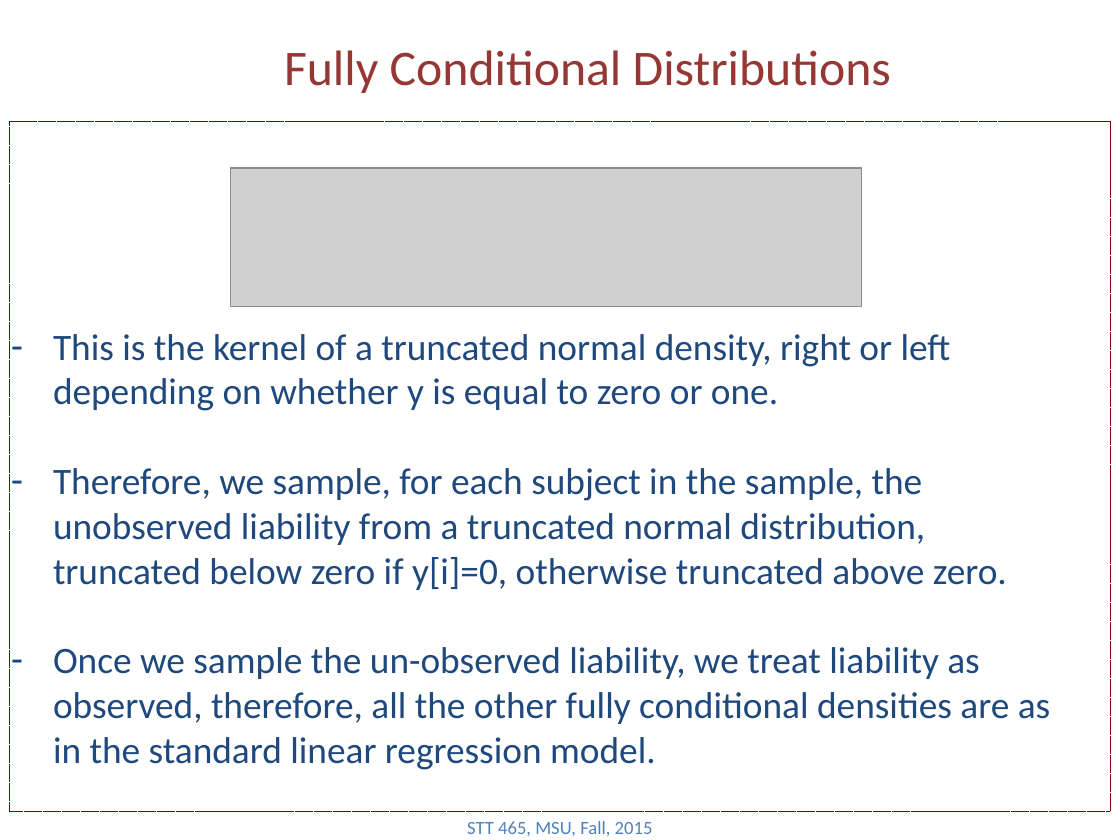
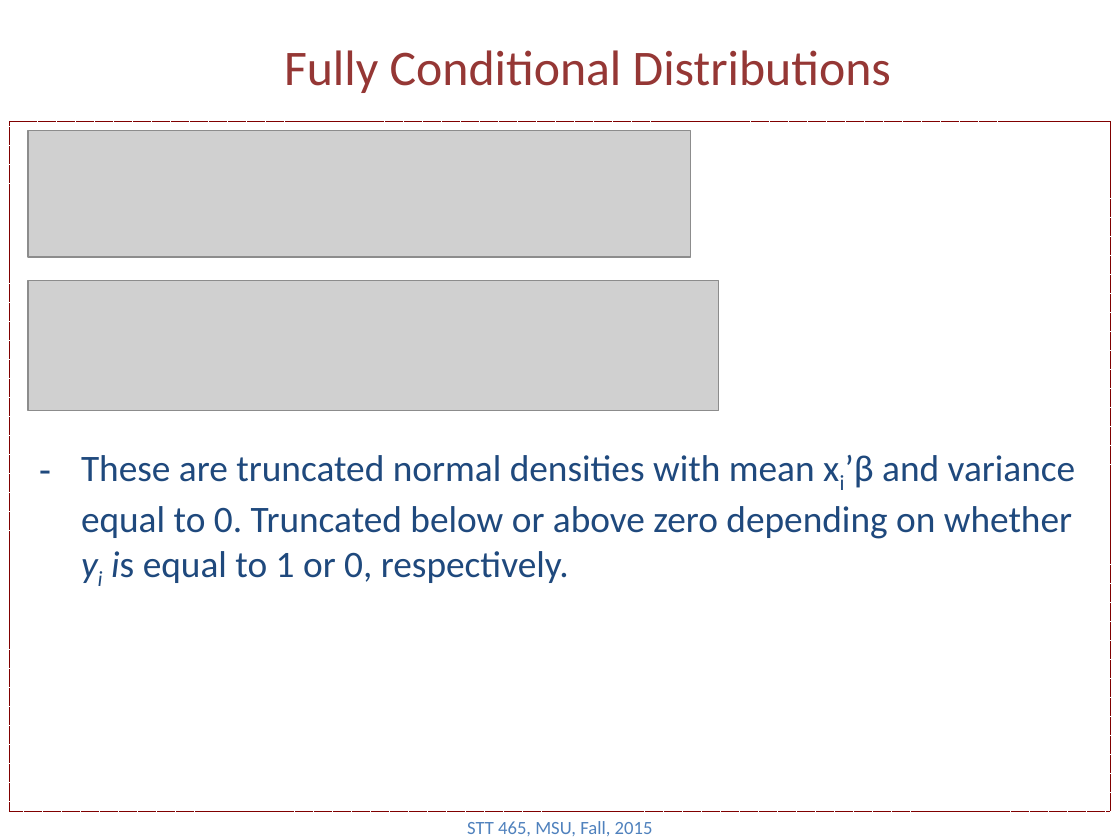
Before and after one commit to Boukos/STT465, a slide deck: slide 19 of STT465_14.pptx. Drawn at 1120x840 pixels with LibreOffice and Linux fonts; fonts in the diff are those of the drawing; grey boxes stand for pictures. Boxes give left, top, right and bottom in pixels: in the first picture for what was removed or moved away, otherwise in the second. Text is boxed around its words. In the diff, an @@ line names an element or a change of style, - is before the commit and + after.

```diff
--- a/STT465_14.pptx
+++ b/STT465_14.pptx
@@ picture: place and size @@
-picture at [231,168,861,307]
+picture at [28,131,691,258]
@@ picture added at [28,280,719,410] @@
@@ text removed at [53,334,1050,770] @@
-– This is the kernel of a truncated normal density, right or left depending on whether y is equal to zero or one.
-– Therefore, we sample, for each subject in the sample, the unobserved liability from a truncated normal distribution, truncated below zero if y[i]=0, otherwise truncated above zero.
-– Once we sample the un-observed liability, we treat liability as observed, therefore, all the other fully conditional densities are as in the standard linear regression model.
@@ text added at [81,455,1076,583], 24 pt, text #1F497D @@
+– These are truncated normal densities with mean xi’β and variance equal to 0. Truncated below or above zero depending on whether yi is equal to 1 or 0, respectively.
```
Also in this commit, not shown: 3 other slides changed, 1 slide added, 1 other file.
